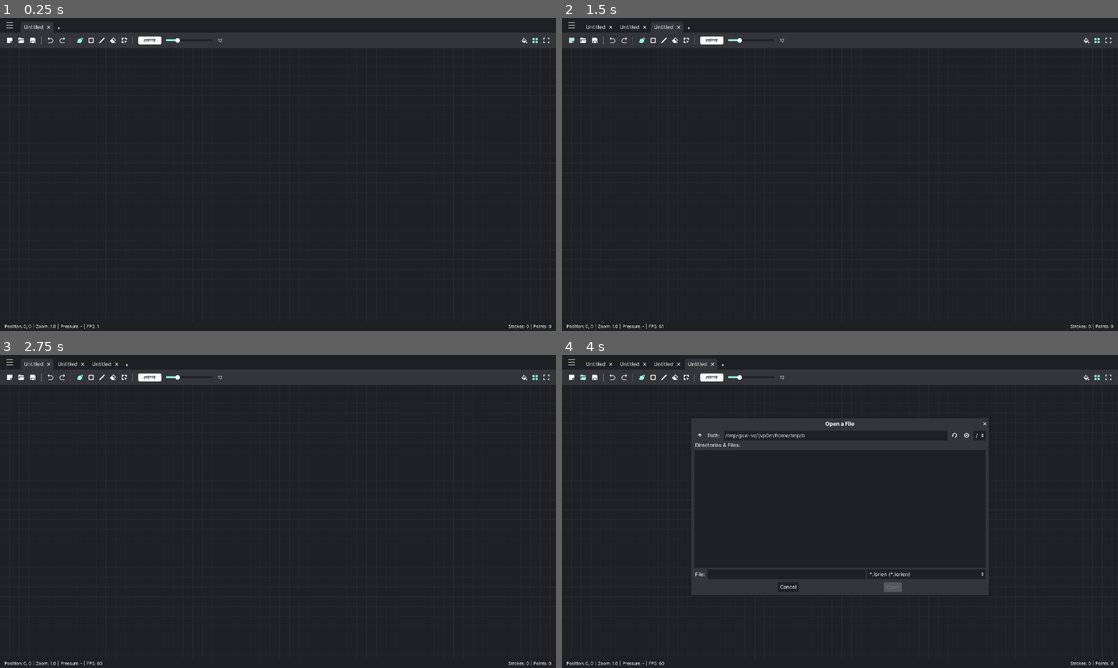
Above: before the commit, frames 1-4 (two rows, left to right).
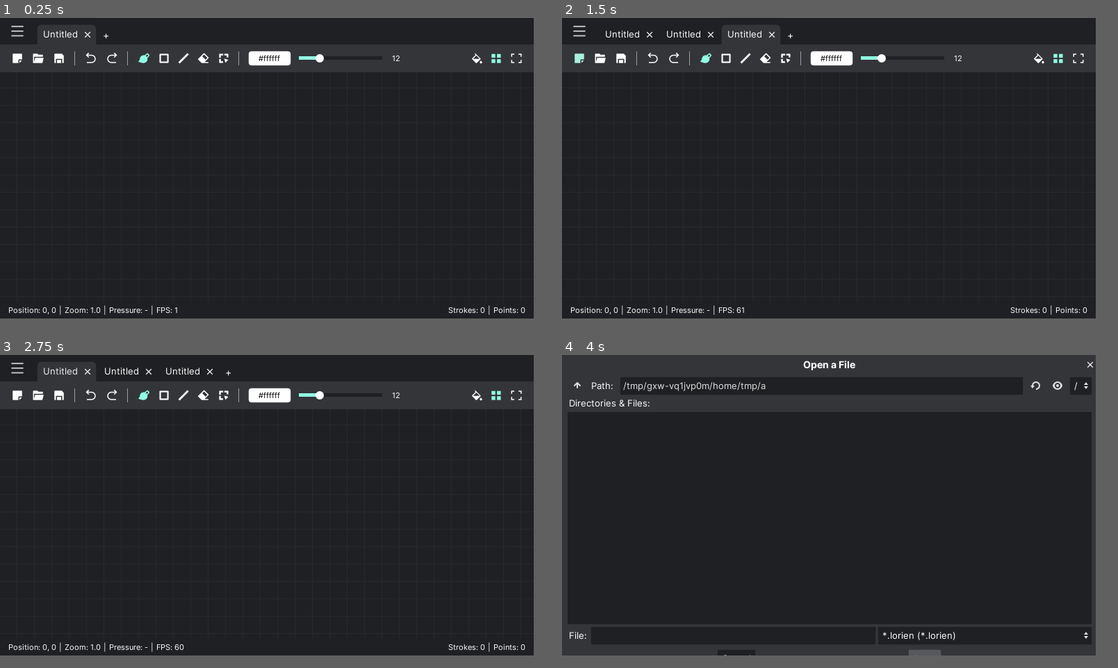
Above: after the commit, the same moments.

Repository: Epsilon0xCell/Lorien
Game: Godot game, scene res://Main.tscn
Two runs of this game, one before a commit and one after it. Both use one fixed random seed, a clock stepped at 60 frames per second and the inputs below.
Inputs (mouse positions are in pixels of both pictures, inside the frame that each line leads up to; where the layout moved, square brackets give the same spot in the first picture):
- Up to frame 1 (0.25 s): no input
- Up to frame 2 (1.5 s): click (578, 58) [573, 39] at 0.5 s; click (578, 58) [573, 39] at 1.25 s
- Up to frame 3 (2.75 s): click "Untitled" at 2 s
- Up to frame 4 (4 s): click "+" at 2.75 s; click (600, 395) [584, 376] at 3.5 s
In our replay, the window is 800x450 before the commit and 768x432 after it. These sizes can differ from the game's own. Grey fills any space a smaller window leaves; there, only what the larger window draws over its background counts as a difference.

The runs differ from the first frame. In frame 1, 1.9% of the frame differs, in the area x 0-100%, y 1-100%; in frame 2, 2.1%; in frame 3, 2.1%; in frame 4, 2.0%.

Commit message:
Save & restore window state

Diff:
--- a/lorien/Main.gd
+++ b/lorien/Main.gd
@@ -26,8 +26,8 @@
 func _ready():
 	# Init stuff
 	randomize()
+	Engine.target_fps = Settings.get_value(Settings.RENDERING_FOREGROUND_FPS, Config.DEFAULT_FOREGROUND_FPS)
 	OS.set_window_title("Lorien v%s" % Config.VERSION_STRING)
-	OS.min_window_size = Vector2(1920, 1080)*0.4
 	get_tree().set_auto_accept_quit(false)
 
 	_canvas.set_background_color(Config.DEFAULT_CANVAS_COLOR)
@@ -79,9 +79,6 @@
 
 	# Apply state from previous session
 	_apply_state()
-
-	# Set inital Target Fps
-	Engine.target_fps = Settings.get_value(Settings.RENDERING_FOREGROUND_FPS, Config.DEFAULT_FOREGROUND_FPS)
 
 # -------------------------------------------------------------------------------------------------
 func _notification(what):
@@ -179,8 +176,23 @@
 	var active_project_path := ProjectManager.get_active_project().filepath
 	StatePersistance.set_value(StatePersistance.ACTIVE_PROJECT, active_project_path)
 
+	# Window related stuff
+	StatePersistance.set_value(StatePersistance.WINDOW_SIZE, OS.window_size)
+	StatePersistance.set_value(StatePersistance.WINDOW_MAXIMIZED, OS.window_maximized)
+
 # -------------------------------------------------------------------------------------------------
 func _apply_state() -> void:
+	# Window related stuff
+	var is_maximized: bool = StatePersistance.get_value(StatePersistance.WINDOW_MAXIMIZED, false)
+	var default_win_size := Vector2(1920, 1080)*0.4
+	var win_size: Vector2 = StatePersistance.get_value(StatePersistance.WINDOW_SIZE, default_win_size)
+	if is_maximized:
+		OS.window_maximized = true
+	else:
+		OS.window_size = win_size
+		OS.center_window()
+	yield(get_tree().create_timer(0.12), "timeout")
+
 	# Open projects
 	var open_projects: Array = StatePersistance.get_value(StatePersistance.OPEN_PROJECTS, Array())
 	for path in open_projects:
--- a/lorien/Misc/StatePersistance.gd
+++ b/lorien/Misc/StatePersistance.gd
@@ -3,7 +3,7 @@
 # -------------------------------------------------------------------------------------------------
 const DEFAULT_SECTION 					:= "states"
 const WINDOW_SIZE 						:= "window_size"
-const WINDOW_FULLSCREEN 				:= "window_fullscreen"
+const WINDOW_MAXIMIZED 					:= "window_maximized"
 const OPEN_PROJECTS 					:= "open_projects"
 const ACTIVE_PROJECT 					:= "active_project"
 
Not shown, changed: docs/changelog.md
